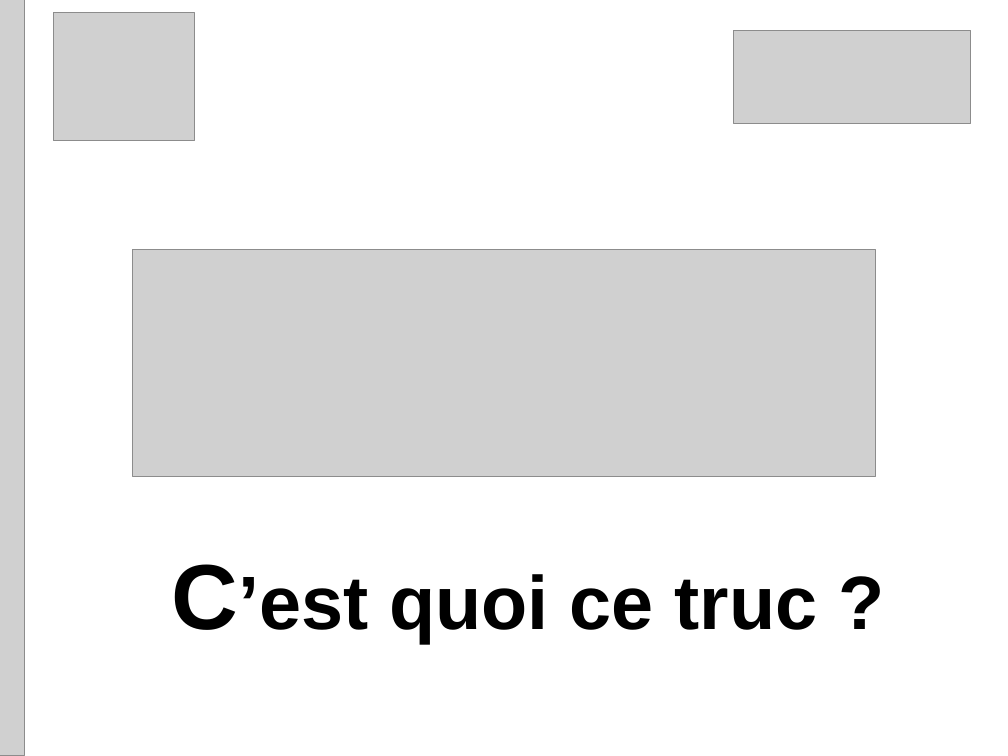
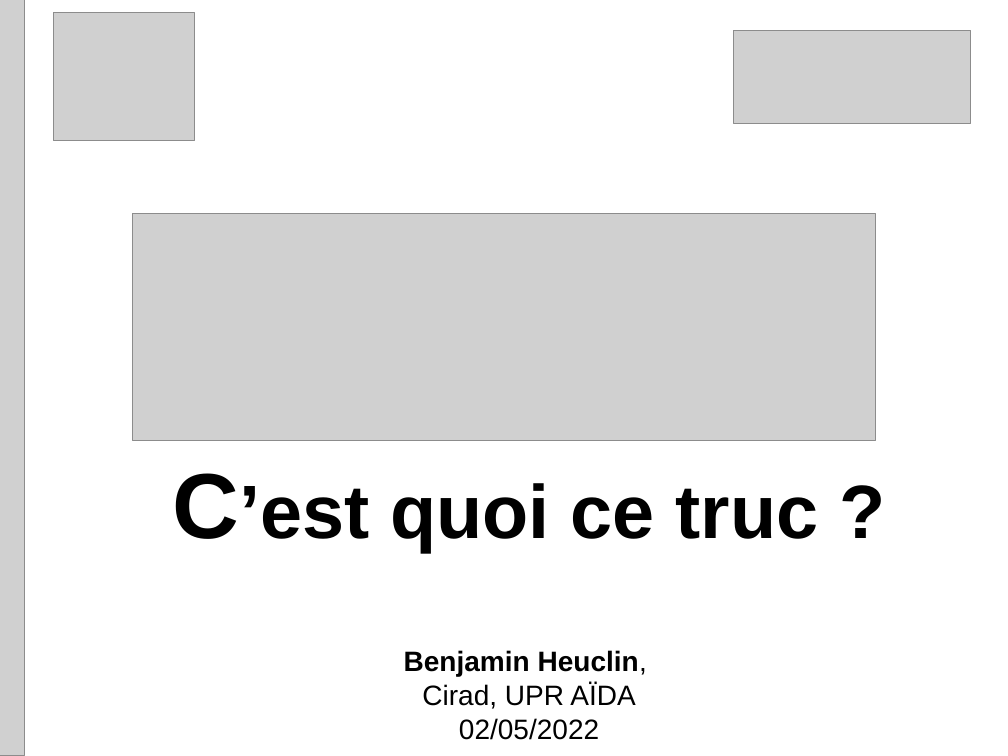
Before and after one commit to Heuclin/Git-sur-Rstudio, a slide deck: slide 1 of Présentation_gitlab_Rstudio.pptx. Drawn at 1008x756 pixels with LibreOffice and Linux fonts; fonts in the diff are those of the drawing; grey boxes stand for pictures. Boxes give left, top, right and bottom in pixels: in the first picture for what was removed or moved away, otherwise in the second. Text is boxed around its words. In the diff, an @@ line names an element or a change of style, - is before the commit and + after.

```diff
--- a/Présentation_gitlab_Rstudio.pptx
+++ b/Présentation_gitlab_Rstudio.pptx
@@ picture: place and size @@
-picture at <box>133,249,876,476</box>
+picture at <box>133,214,876,440</box>
@@ text "C’est quoi ce truc ?": place and size @@
-text "C’est quoi ce truc ?" at <box>171,564,818,643</box>
+text "C’est quoi ce truc ?" at <box>172,473,818,552</box>
@@ text added at <box>404,650,647,740</box>, 20 pt, text #000000 @@
+  Benjamin Heuclin,
+  Cirad, UPR AÏDA
+  02/05/2022
```
Also in this commit, not shown: 6 other slides changed, 3 slides added, 1 slide removed, 1 other file.
